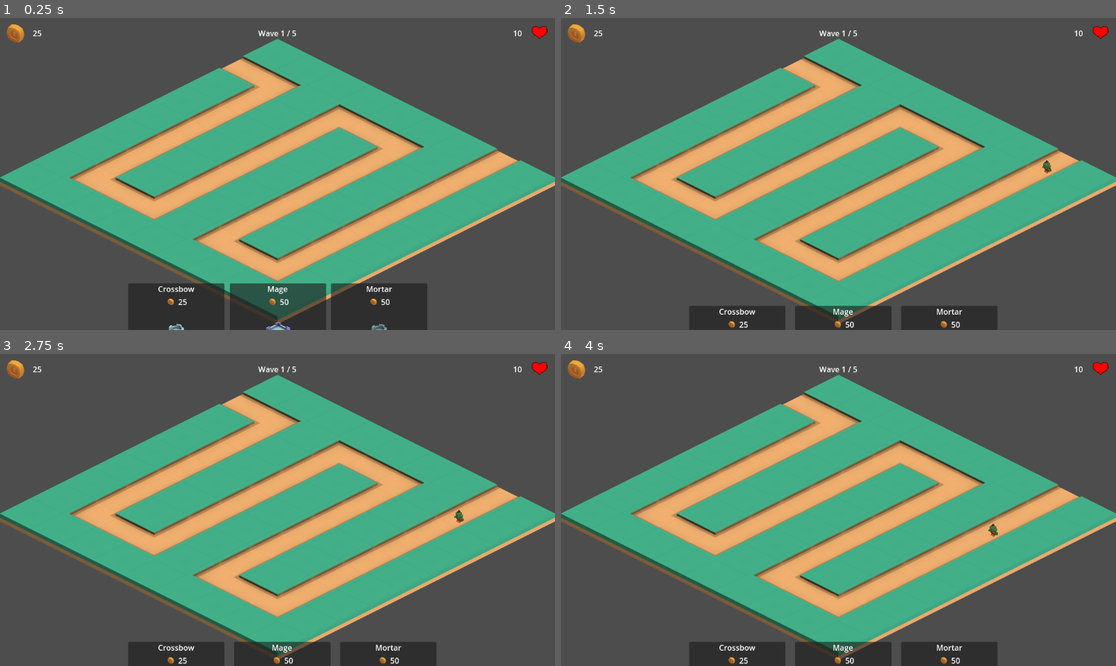
Above: before the commit, frames 1-4 (two rows, left to right).
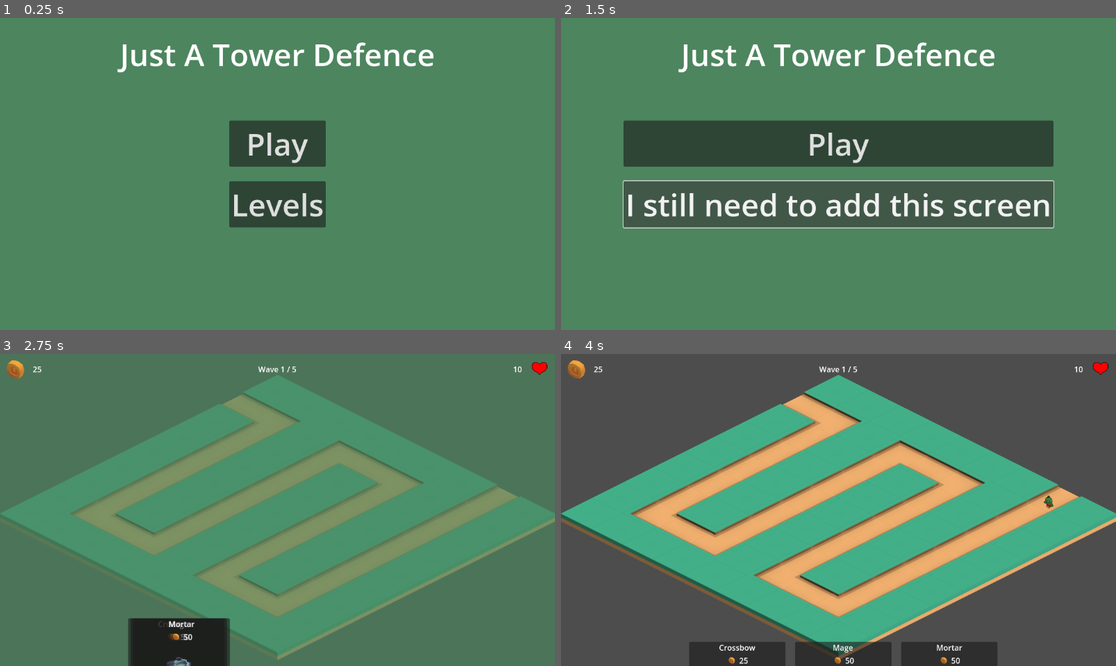
Above: after the commit, the same moments.

Repository: Robert-Riordan-UCD/GameDevJourney
Game: Godot game, scene res://GUI/MainMenu.tscn
The game is run twice, just before and just after one commit, with the same random seed, the same clock (stepped at 60 frames per second) and the same inputs. Before the commit the project starts from res://Levels/Level1.tscn.
Inputs (mouse positions are in pixels of both pictures, inside the frame that each line leads up to):
- Up to frame 1 (0.25 s): no input
- Up to frame 2 (1.5 s): click (838, 205) at 0.5 s, where only the run after the commit has a clickable "Levels"; click (838, 205) at 1.25 s, where only the run after the commit has a clickable "I still need to add this scre…"
- Up to frame 3 (2.75 s): click (277, 478) at 2 s, where only the run after the commit has a clickable "Play"
- Up to frame 4 (4 s): move the mouse to (960, 494) at 2.77 s; press the mouse at (960, 494) at 2.78 s; move the mouse to (727, 525) at 3.52 s; release the mouse at (727, 525) at 3.53 s; right-click (727, 525) at 3.6 s; click (727, 525) at 3.67 s

The runs differ from the first frame. In frame 1, 100% of the frame differs, in the area x 0-100%, y 0-100%; in frame 2, 100%; in frame 3, 98%; in frame 4, less than 0.1%.

Commit message:
Added a main menu

Diff:
--- a/Isometric_Tower_Defense/GUI/GameOverPopup.gd
+++ b/Isometric_Tower_Defense/GUI/GameOverPopup.gd
@@ -8,7 +8,6 @@
 
 func _on_retry_button_pressed():
 	SceneTransition.change_scene(get_tree().current_scene.scene_file_path)
-	#get_tree().reload_current_scene()
 
 func _on_menu_button_pressed():
 	$VBoxContainer/MenuButton.text = "Woops!\nThere's no menu yet."
--- /dev/null
+++ b/Isometric_Tower_Defense/GUI/MainMenu.gd
@@ -0,0 +1,7 @@
+extends Control
+
+func _on_play_button_pressed():
+	SceneTransition.change_scene("res://Levels/Level1.tscn")
+
+func _on_level_button_pressed():
+	$VBoxContainer/LevelButton.text = "I still need to add this screen"
--- /dev/null
+++ b/Isometric_Tower_Defense/GUI/MainMenu.tscn
@@ -0,0 +1,68 @@
+[gd_scene load_steps=3 format=3 uid="uid://dxoywgcg2vux1"]
+
+[ext_resource type="Script" path="res://GUI/MainMenu.gd" id="1_q2656"]
+
+[sub_resource type="LabelSettings" id="LabelSettings_ij2ow"]
+font_size = 64
+
+[node name="MainMenu" type="Control"]
+layout_mode = 3
+anchors_preset = 15
+anchor_right = 1.0
+anchor_bottom = 1.0
+grow_horizontal = 2
+grow_vertical = 2
+script = ExtResource("1_q2656")
+
+[node name="ColorRect" type="ColorRect" parent="."]
+layout_mode = 1
+anchors_preset = 15
+anchor_right = 1.0
+anchor_bottom = 1.0
+grow_horizontal = 2
+grow_vertical = 2
+color = Color(0.298039, 0.521569, 0.368627, 1)
+
+[node name="MarginContainer" type="MarginContainer" parent="."]
+layout_mode = 1
+anchors_preset = 10
+anchor_right = 1.0
+offset_bottom = 121.0
+grow_horizontal = 2
+theme_override_constants/margin_top = 30
+
+[node name="Label" type="Label" parent="MarginContainer"]
+layout_mode = 2
+text = "Just A Tower Defence"
+label_settings = SubResource("LabelSettings_ij2ow")
+horizontal_alignment = 1
+vertical_alignment = 1
+
+[node name="VBoxContainer" type="VBoxContainer" parent="."]
+layout_mode = 1
+anchors_preset = 8
+anchor_left = 0.5
+anchor_top = 0.5
+anchor_right = 0.5
+anchor_bottom = 0.5
+offset_left = -4.0
+offset_top = -10.0
+offset_right = 4.0
+offset_bottom = 10.0
+grow_horizontal = 2
+grow_vertical = 2
+theme_override_constants/separation = 30
+alignment = 1
+
+[node name="PlayButton" type="Button" parent="VBoxContainer"]
+layout_mode = 2
+theme_override_font_sizes/font_size = 64
+text = "Play"
+
+[node name="LevelButton" type="Button" parent="VBoxContainer"]
+layout_mode = 2
+theme_override_font_sizes/font_size = 64
+text = "Levels"
+
+[connection signal="pressed" from="VBoxContainer/PlayButton" to="." method="_on_play_button_pressed"]
+[connection signal="pressed" from="VBoxContainer/LevelButton" to="." method="_on_level_button_pressed"]
--- a/Isometric_Tower_Defense/project.godot
+++ b/Isometric_Tower_Defense/project.godot
@@ -11,7 +11,7 @@
 [application]
 
 config/name="TowerDefence"
-run/main_scene="res://Levels/Level1.tscn"
+run/main_scene="res://GUI/MainMenu.tscn"
 config/features=PackedStringArray("4.0", "Forward Plus")
 config/icon="res://icon.svg"
 
